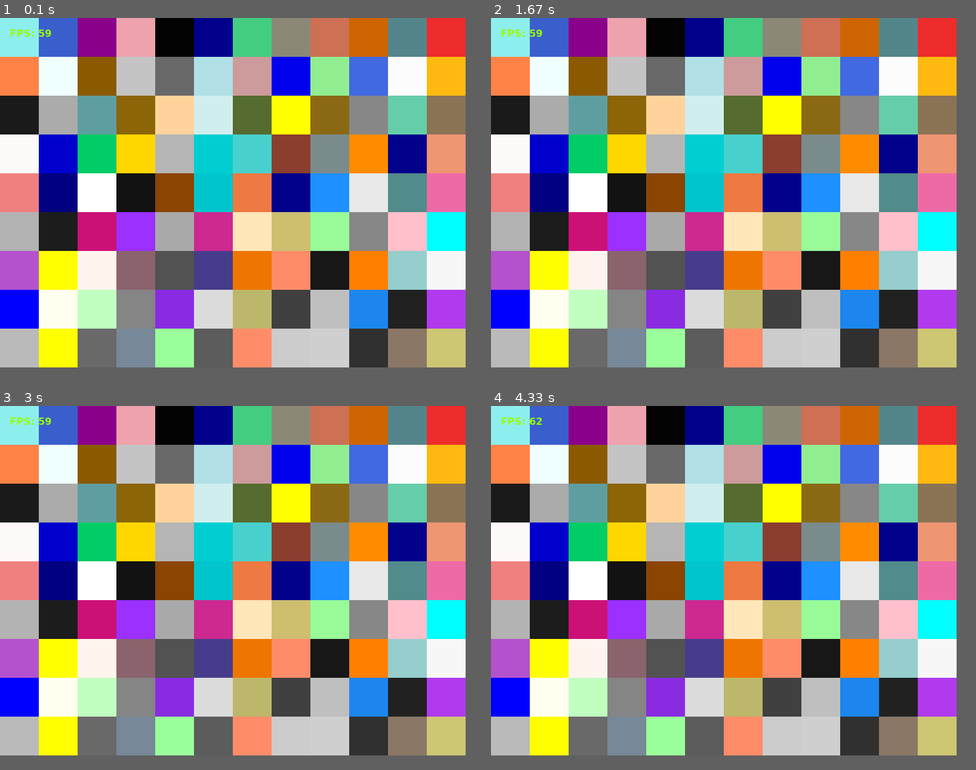
Above: before the commit, frames 1-4 (two rows, left to right).
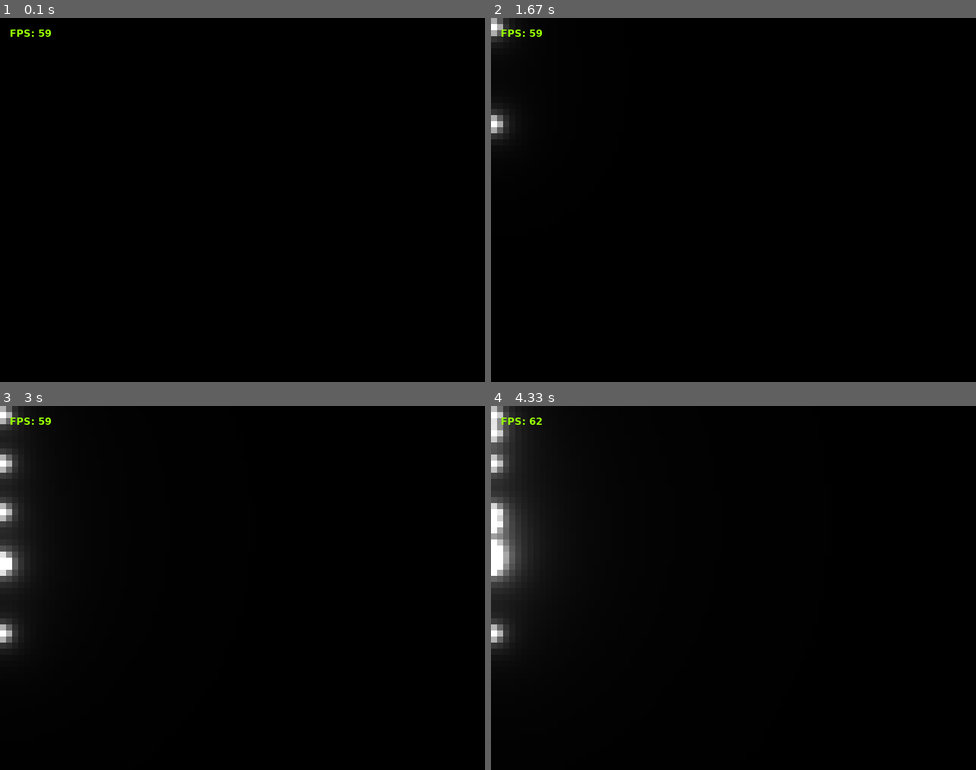
Above: after the commit, the same moments.

Repository: Lipen/LipenDev
Game: pygame game, started from lightsimPygame.py
The game is run twice, just before and just after one commit, with the same random seed, the same clock (stepped at 60 frames per second) and the same inputs.
Inputs (mouse positions are in pixels of both pictures, inside the frame that each line leads up to):
- Up to frame 1 (0.1 s): no input
- Up to frame 2 (1.67 s): press the mouse at (495, 258) at 0.37 s; move the mouse to (539, 200) at 0.47 s; release the mouse at (583, 145) at 0.6 s; press the mouse at (495, 258) at 0.7 s; move the mouse to (549, 159) at 0.8 s; release the mouse at (607, 65) at 0.93 s; press the mouse at (495, 123) at 1.03 s; move the mouse to (704, 229) at 1.13 s; release the mouse at (917, 338) at 1.27 s; press the mouse at (495, 25) at 1.37 s; move the mouse to (558, 170) at 1.47 s; release the mouse at (626, 316) at 1.6 s
- Up to frame 3 (3 s): press the mouse at (4, 566) at 1.7 s; move the mouse to (53, 606) at 1.8 s; release the mouse at (106, 646) at 1.93 s; press the mouse at (4, 558) at 2.03 s; move the mouse to (213, 504) at 2.13 s; release the mouse at (421, 449) at 2.27 s; press the mouse at (4, 464) at 2.37 s; move the mouse to (111, 456) at 2.47 s; release the mouse at (223, 453) at 2.6 s; press the mouse at (4, 631) at 2.7 s; move the mouse to (184, 558) at 2.8 s; release the mouse at (363, 486) at 2.93 s
- Up to frame 4 (4.33 s): press the mouse at (495, 555) at 3.03 s; move the mouse to (631, 558) at 3.13 s; release the mouse at (772, 566) at 3.27 s; press the mouse at (495, 435) at 3.37 s; move the mouse to (563, 518) at 3.47 s; release the mouse at (631, 602) at 3.6 s; press the mouse at (495, 547) at 3.7 s; move the mouse to (626, 515) at 3.8 s; release the mouse at (757, 486) at 3.93 s; press the mouse at (495, 522) at 4.03 s; move the mouse to (524, 573) at 4.13 s; release the mouse at (558, 624) at 4.27 s
In our replay, the window is 768x576 before the commit and 800x600 after it. These sizes can differ from the game's own. Grey fills any space a smaller window leaves; there, only what the larger window draws over its background counts as a difference.

The runs differ from the first frame. In frame 1, 90% of the frame differs, in the area x 0-96%, y 0-96%; in frame 2, 89%; in frame 3, 88%; in frame 4, 88%.

Commit message:
Added interactivity

Diff:
--- a/lightsimPygame.py
+++ b/lightsimPygame.py
@@ -2,22 +2,34 @@
 from pygame.locals import *
 from common import *
 from Point import Point
-from Vector2 import Vector2
-
-# TODO: Inherit Text and other widgets in future from <Entity> class
-# TODO: <Field> class.
-# TODO: <Cell> class. Init cells in Field.init
+
+# TODO: <Mouse> class.
+# TODO: Inside Cell.update: check if mouse inside cell and .. light..
 
 FPS = 60
-SCREEN_WIDTH = 768
-SCREEN_HEIGHT = 576
+SCREEN_WIDTH = 800
+SCREEN_HEIGHT = 600
+CELL_WIDTH = 10
+CELL_HEIGHT = CELL_WIDTH
+CELL_AMOUNT_X = SCREEN_WIDTH // CELL_WIDTH
+CELL_AMOUNT_Y = SCREEN_HEIGHT // CELL_HEIGHT
+SCREEN_WIDTH = CELL_WIDTH * CELL_AMOUNT_X
+SCREEN_HEIGHT = CELL_HEIGHT * CELL_AMOUNT_Y
 
 EXIT_KEYS = [K_ESCAPE]
 MOD_KEYS = [K_LSHIFT, K_RSHIFT, K_LALT, K_RALT, K_LCTRL, K_RCTRL]
 
 
-def getRandomColor():
-	return random.choice(list(pygame.color.THECOLORS.values()))
+# Override
+def getRandomColor(name=None):
+	if name:
+		return random.choice([Color(c) for c in pygame.color.THECOLORS if name in c])
+	else:
+		return random.choice(list(pygame.color.THECOLORS.values()))
+
+
+def calculateIntensity(r):
+	return (8*CELL_WIDTH) / r**(1.85)
 
 
 class Entity(pygame.sprite.Sprite):
@@ -101,23 +113,22 @@
 	def y(self, value):
 		self.pos.y = value
 
-	def __init__(self, x, y, width, height, color=None, activecolor='#00FF33'):
+	def __init__(self, x, y, width, height, color=None, activecolor=(255, 255, 255, 255)):
 		if color is None:
 			self.color = getRandomColor()
 		else:
 			self.color = color
 		self.pos = Point(x, y)
-		print('At {} color = {}'.format(self.pos, self.color))
 		self.width, self.height = width, height
 		self.previousColor = self.color
 		self.activecolor = activecolor
 		self.active = False
 		self.intensity = 0
 		self.surface = pygame.Surface((width, height))
-		self.surface.fill(self.color)
+		self.surface.fill(Color('black'))  # is this line neccessary?..
 
 	def isContainsPoint(self, p):
-		return (self.pos.x <= p.x <= self.pos.x+self.width) and (self.pos.y <= p.y <= self.pos.y+self.height)
+		return (self.x < p.x <= self.x+self.width) and (self.y < p.y <= self.y+self.height)
 
 	def getCenter(self):
 		return Point(self.x + self.width/2, self.y + self.height/2)
@@ -129,8 +140,15 @@
 		return Point.getDistanceBetweenPoints(c1.getCenter(), c2.getCenter())
 
 	def update(self):
-		if self.color != self.previousColor:
-			self.surface.fill(self.color)
+		if self.active:
+			if self.activecolor != self.previousColor:
+				self.surface.fill(self.activecolor)
+				self.previousColor = self.activecolor
+		else:
+			newcolor = tuple(map(lambda z: min(255, z*self.intensity), self.color[:3])) + (255, )
+			if newcolor != self.previousColor:
+				self.surface.fill(newcolor)
+				self.previousColor = newcolor
 
 
 class Field:
@@ -140,7 +158,7 @@
 
 	def __init__(self, n, m, cellw, cellh):
 		self.n, self.m = n, m
-		self.cellsGrid = [[Cell(i*cellw, j*cellh, cellw, cellh) for j in range(m)] for i in range(n)]
+		self.cellsGrid = [[Cell(i*cellw, j*cellh, cellw, cellh, (153, 153, 153, 255)) for j in range(m)] for i in range(n)]
 		self.cells = [cell for row in self.cellsGrid for cell in row]
 		print('Total cells: {}'.format(len(self.cells)))
 
@@ -176,7 +194,7 @@
 		self.font_fps = pygame.font.SysFont("Verdana", 16, True)
 
 		self.text_fps = Text(pos=Point(16, 16), color=(150, 255, 0), font=self.font_fps)
-		self.field = Field(12, 9, 64, 64)
+		self.field = Field(CELL_AMOUNT_X, CELL_AMOUNT_Y, CELL_WIDTH, CELL_HEIGHT)
 
 		print('init ended succesfully')
 
@@ -189,18 +207,38 @@
 				return
 
 			elif type == MOUSEMOTION:
-				pos = event.pos
+				pos = Point(*event.pos)
 
 				# print('Motion at <{}>'.format(pos))
 
 			elif type == MOUSEBUTTONDOWN and event.button == 1:
-				pos = event.pos
-
-				print('MouseLeftClick at <{}>'.format(pos))
+				pos = Point(*event.pos)
+
+				print('MouseLeftClick at {}'.format(pos))
+
+				for source in self.field.cells:
+					if source.isContainsPoint(pos):
+						if source.active:
+							source.active = False
+							source.intensity -= 1
+							for cell in self.field.cells:
+								if cell is not source:
+									r = Cell.getDistanceBetweenCells(cell, source)
+									if r > 0:
+										cell.intensity -= calculateIntensity(r)
+						else:
+							source.active = True
+							source.intensity += 1
+							for cell in self.field.cells:
+								if cell is not source:
+									r = Cell.getDistanceBetweenCells(cell, source)
+									if r > 0:
+										cell.intensity += calculateIntensity(r)
+						break
 
 			elif type == KEYDOWN:
 				Key = event.key  # Just Integer
-				Pressed = pygame.key.get_pressed()  # list of pressed (bits) ([0,1,0,1,0,0] - #1 and #3 are pressed)
+				Pressed = pygame.key.get_pressed()  # list of pressed (bits) ([0,1,0,1,0,0...] - #1 and #3 are pressed)
 				Mod = pygame.key.get_mods()  # Mod list
 				Name = pygame.key.name(Key)  # Name <- Int(Key)
 
@@ -232,7 +270,7 @@
 			self.field.update()
 
 			# RENDERING
-			self.screen.fill(pygame.Color('black'))
+			# self.screen.fill(pygame.Color('black'))
 			for cell in self.field.cells:
 				cell.render(self.screen)
 			self.text_fps.render(self.screen)
